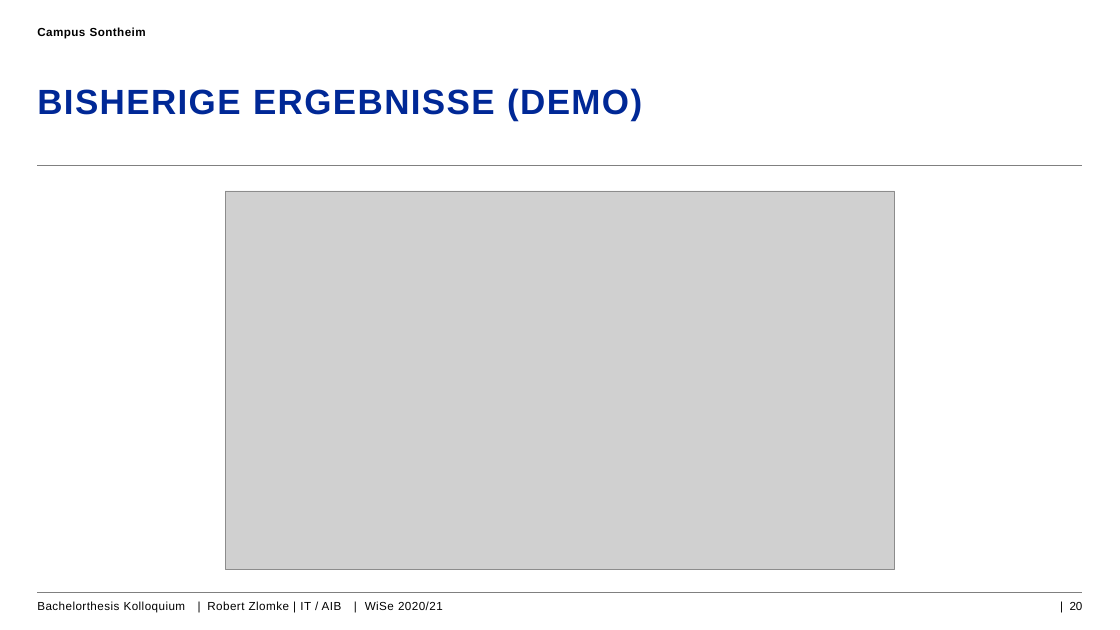
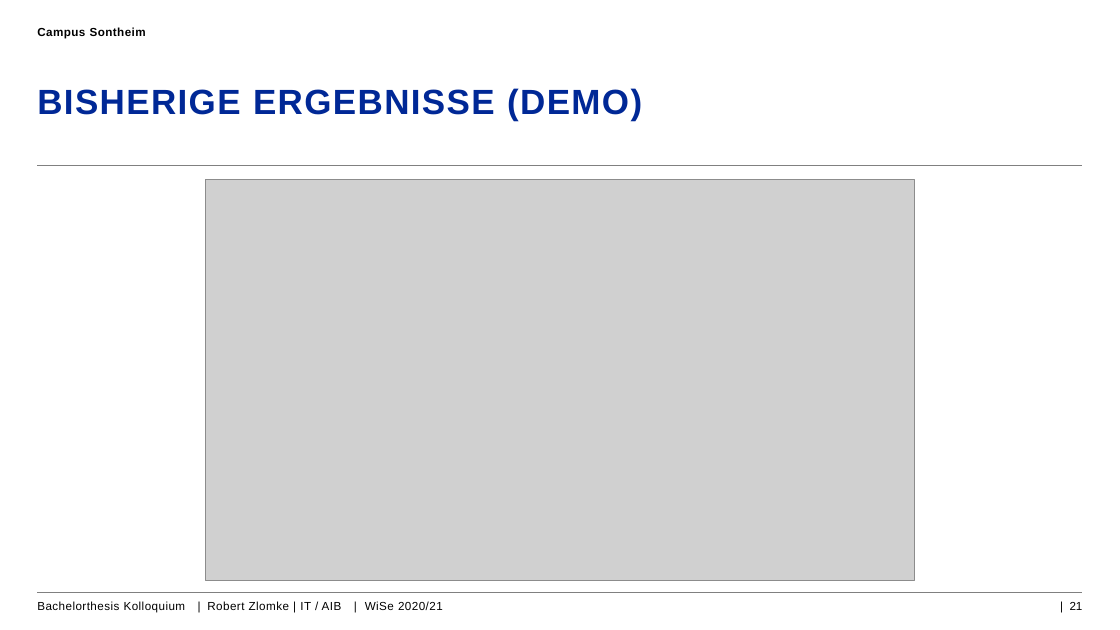
Before and after one commit to RobZlo/Studium, a slide deck: slide 21 of Kolloquium_Präsentation_RobertZlomle.pptx (slide 20 before the commit). Drawn at 1120x630 pixels with LibreOffice and Linux fonts; fonts in the diff are those of the drawing; grey boxes stand for pictures; background and template pictures are left out. Boxes give left, top, right and bottom in pixels: in the first picture for what was removed or moved away, otherwise in the second. Text is boxed around its words. In the diff, an @@ line names an element or a change of style, - is before the commit and + after.

```diff
--- a/Kolloquium_Präsentation_RobertZlomle.pptx
+++ b/Kolloquium_Präsentation_RobertZlomle.pptx
@@ picture: place and size @@
-picture at bbox=[225, 191, 895, 569]
+picture at bbox=[206, 180, 915, 581]
@@ page number at bbox=[1070, 602, 1083, 610]: text changed @@
-| 20
+| 21
```
Also in this commit, not shown: 7 other slides changed, 1 slide added, 5 other files.
